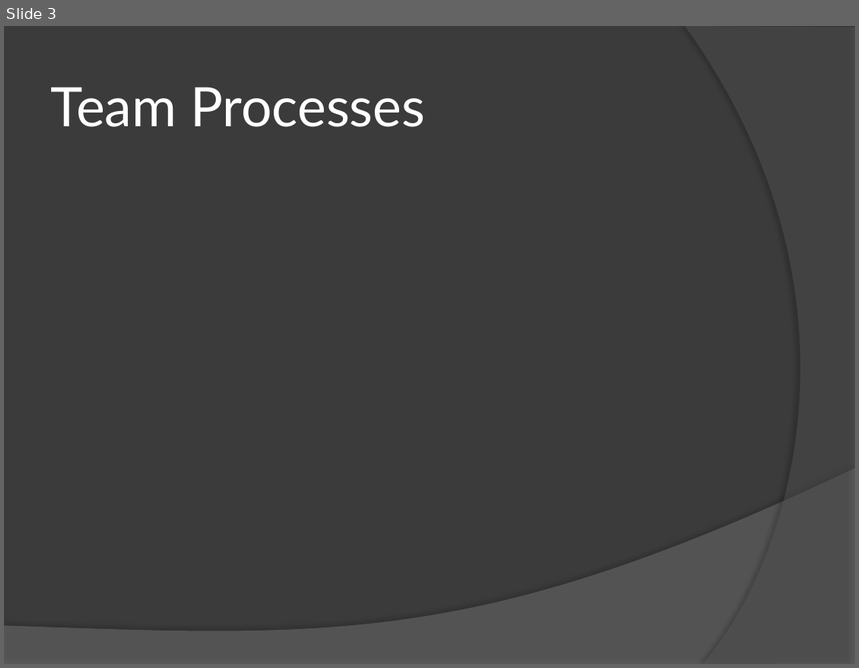
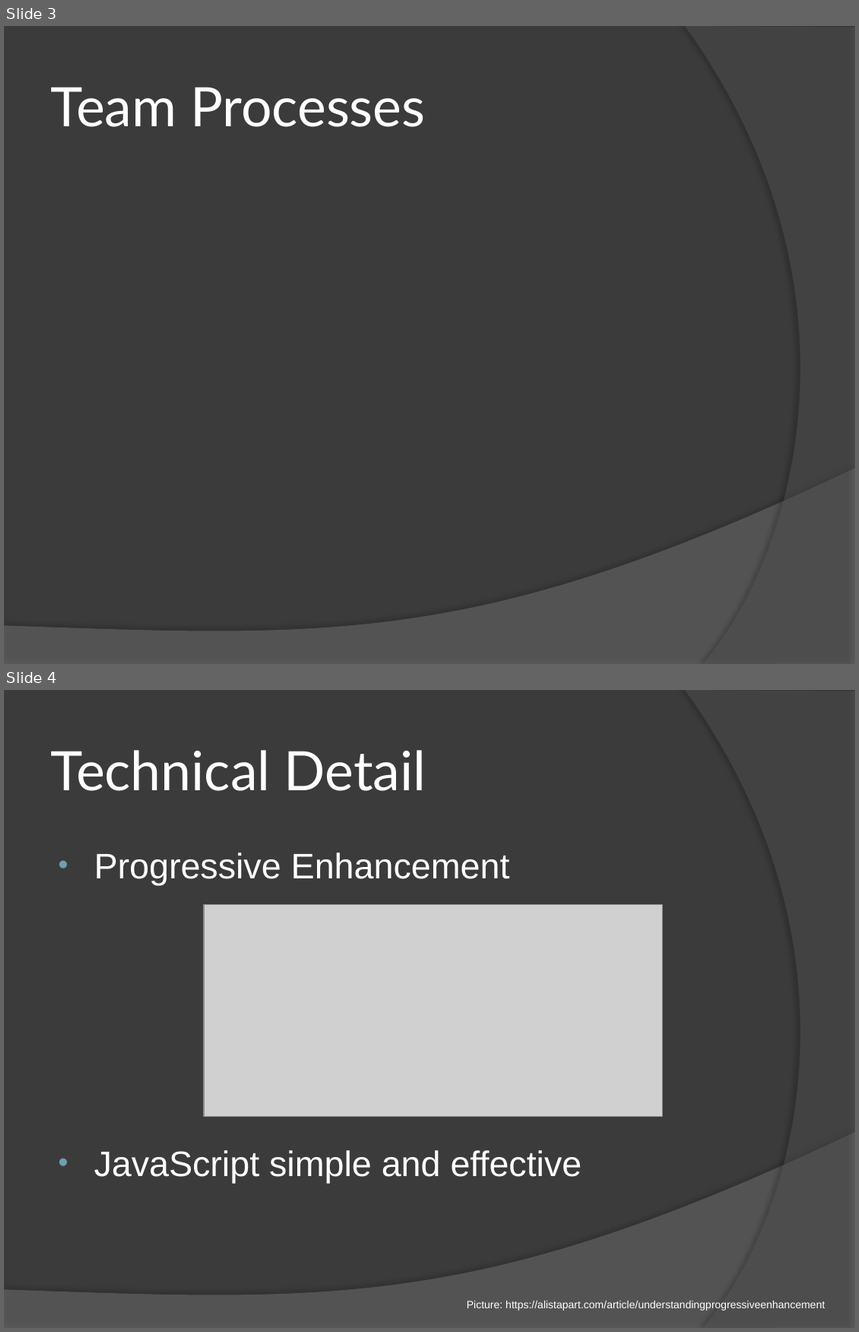
Before and after one commit to jaybeebauer/codefair, a slide deck: working_documents/Presentation/Presentation.pptx. Shown one above the other, each under a label of ours: slide 3 before the commit, slides 3 and 4 after it. The pictures are 859x668 and 859x1332 pixels, drawn with LibreOffice and Linux fonts; fonts in the diff are those of the drawing; grey boxes stand for pictures. Boxes give left, top, right and bottom in pixels: in the first picture for what was removed or moved away, otherwise in the second. Text is boxed around its words. In the diff, an @@ line names an element or a change of style, - is before the commit and + after.

```diff
--- a/working_documents/Presentation/Presentation.pptx
+++ b/working_documents/Presentation/Presentation.pptx
@@ slide 4 added at box(4, 690, 855, 1328), background #3B3B3B; not listed: 2 template elements that a slide beside it also shows @@
@@ title added at box(51, 750, 427, 791), 46 pt, text #FFFFFF @@
+Technical Detail
@@ text added at box(94, 853, 582, 1183), 30 pt, text #FFFFFF @@
+• Progressive Enhancement
+• JavaScript simple and effective
@@ picture added at box(204, 904, 663, 1116) @@
@@ text added at box(467, 1301, 825, 1311), 9 pt, text #FFFFFF @@
+Picture: https://alistapart.com/article/understandingprogressiveenhancement
```
Also in this commit, not shown: 2 slides changed, 2 other slides added.
